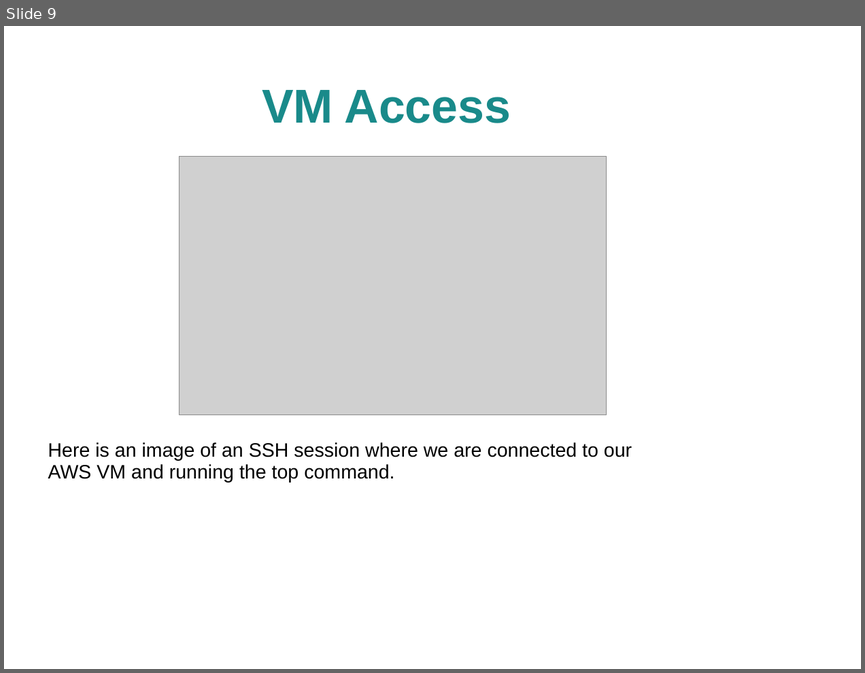
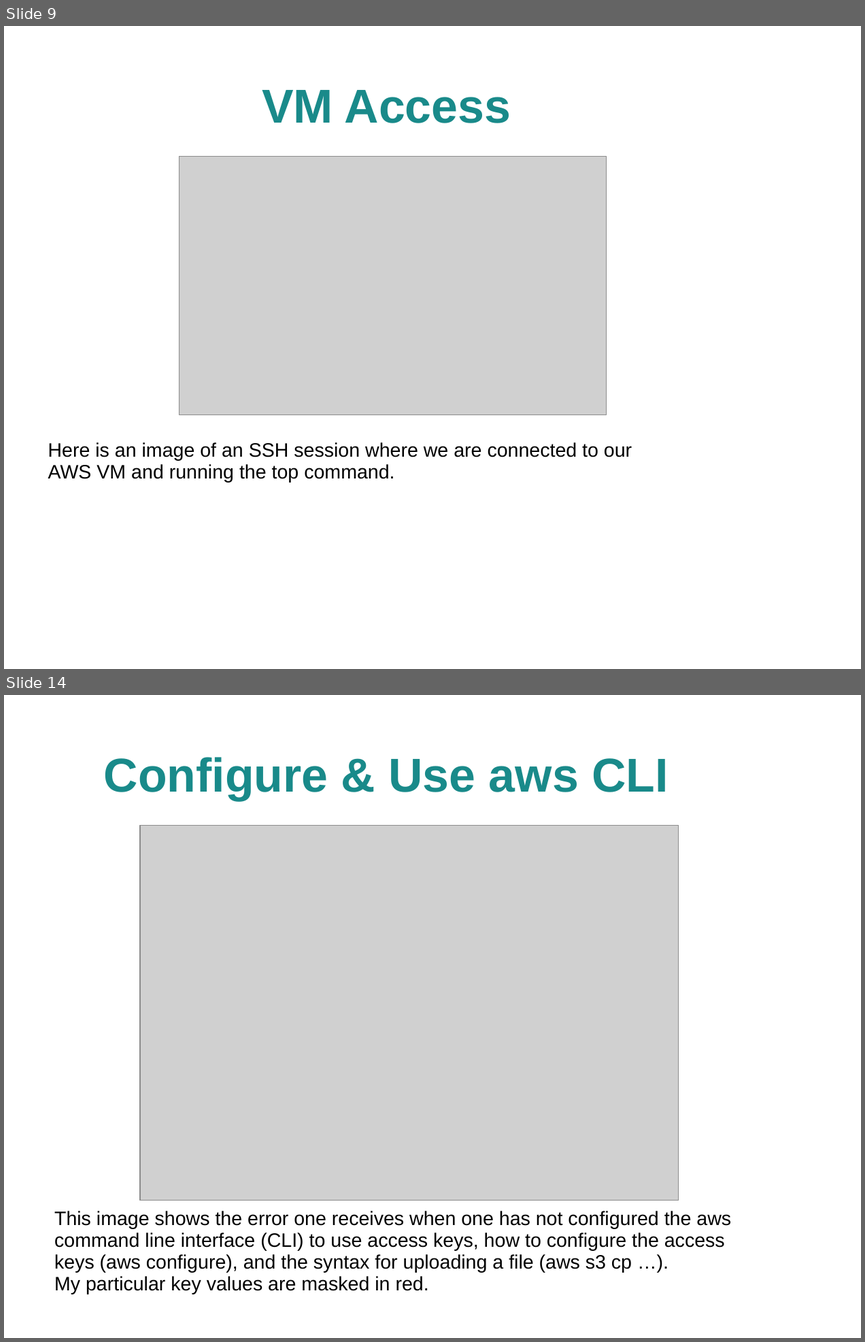
Before and after one commit to jhancock1975/cloud, a slide deck: assignment-1/assignment-1.ppt. Shown one above the other, each under a label of ours: slide 9 before the commit, slides 9 and 14 after it; the slides between them are not shown. The pictures are 865x673 and 865x1342 pixels, drawn with LibreOffice and Linux fonts; fonts in the diff are those of the drawing; grey boxes stand for pictures; background and template pictures are left out. Boxes give left, top, right and bottom in pixels: in the first picture for what was removed or moved away, otherwise in the second. Text is boxed around its words. In the diff, an @@ line names an element or a change of style, - is before the commit and + after.

```diff
--- a/assignment-1/assignment-1.ppt
+++ b/assignment-1/assignment-1.ppt
@@ slide 14 added at (4, 695, 861, 1338), background picture (left out) @@
@@ title added at (104, 757, 668, 800), 44 pt, text #198A8A, bold @@
+Configure & Use aws CLI
@@ picture added at (140, 826, 679, 1200) @@
@@ text added at (54, 1210, 731, 1293), 18 pt, text #000000 @@
+This image shows the error one receives when one has not configured the aws
+command line interface (CLI) to use access keys, how to configure the access
+keys (aws configure), and the syntax for uploading a file (aws s3 cp …).
+My particular key values are masked in red.
```
Also in this commit, not shown: 5 slides changed, 5 other slides added, 1 other file.
